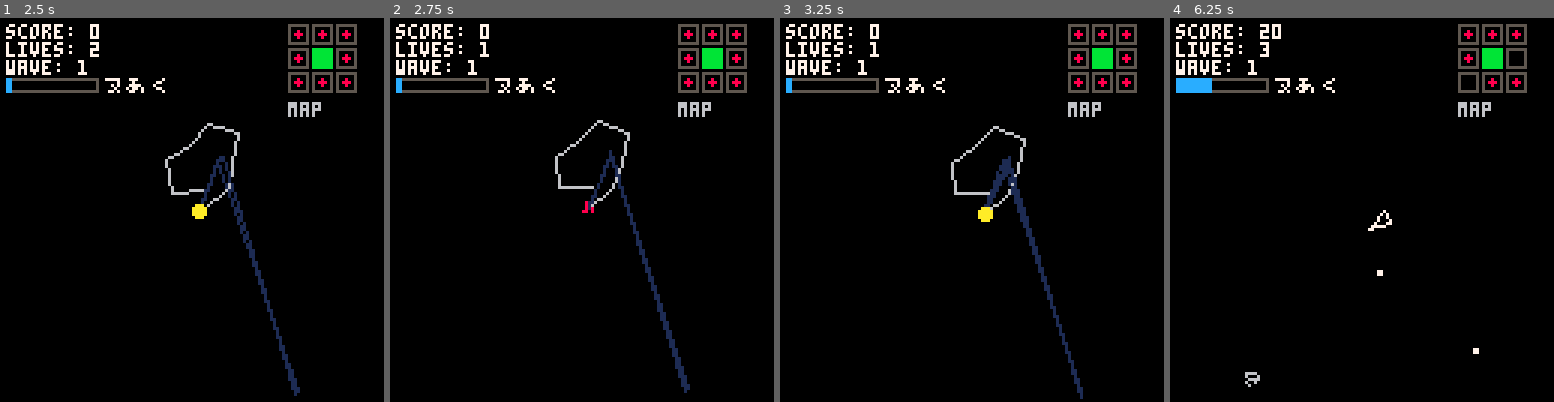
Above: before the commit, frames 1-4 (left to right).
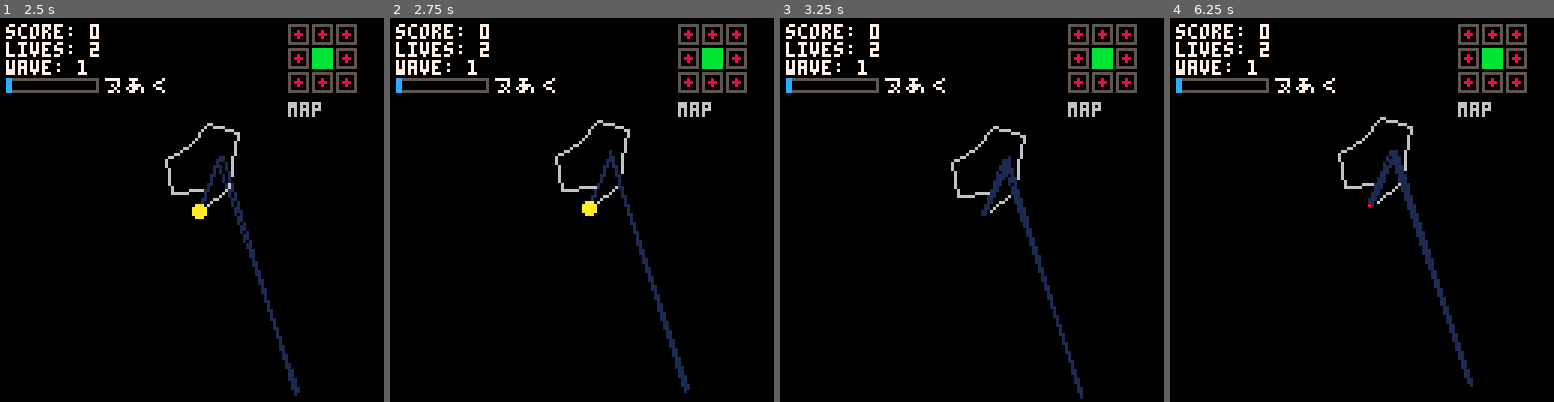
Above: after the commit, the same moments.

Repository: mcBerg/blastroids2
Game: PICO-8 cartridge blastroids2.p8
The game is run twice, just before and just after one commit, with the same random seed, the same clock (stepped at 60 frames per second) and the same inputs.
Inputs:
- Up to frame 1 (2.5 s): tap X (X key) at 0.33, 1.07, 1.85 s; tap O (Z key) at 0.7, 1.7, 2.1 s; hold Right 1.6-2.1 s; hold Up 2.15-2.42 s; hold Right from 2.47 s (still down)
- Up to frame 2 (2.75 s): keep holding Right; tap O (Z key) at 2.5 s
- Up to frame 3 (3.25 s): tap O (Z key) at 2.9 s; tap X (X key) at 2.97 s; release Right at 3.03 s; hold Left from 3.08 s (still down)
- Up to frame 4 (6.25 s): tap O (Z key) every 0.4 s from 3.3 to 6.1 s; release Left at 3.58 s; hold Right 4.02-4.68 s; tap X (X key) at 4.08, 5.2 s; hold Up 4.73-5.03 s; hold Left 5.08-5.68 s; hold Right from 6.08 s (still down)

Frame 1 is identical in both runs. In frame 2, 0.6% of the frame differs, in the area x 23-63%, y 6-52%; in frame 3, 0.5%; in frame 4, 2.5%, in the area x 3-92%, y 1-97%.

Commit message:
fix: prevent player spawning inside asteroids

Diff:
--- a/blastroids2.p8
+++ b/blastroids2.p8
@@ -170,6 +170,17 @@
     return nearest
 end
 
+function check_spawn_safe()
+    for a in all(asteroids) do
+        if a.grid_x == 1 and a.grid_y == 1 then
+            if check_collision(64, 64, 10, a.x, a.y, a.size * 4) then
+                return false
+            end
+        end
+    end
+    return true
+end
+
 function spawn_particles(x, y, count, col)
     for i = 1, count do
         add(particles, {
@@ -219,13 +230,19 @@
     if respawn_timer > 0 then
         respawn_timer -= 1
         if respawn_timer == 0 then
-            player.x = 64
-            player.y = 64
-            player.grid_x = 1
-            player.grid_y = 1
-            player.dx = 0
-            player.dy = 0
-            player.angle = 0
+            -- check if spawn location is safe
+            if check_spawn_safe() then
+                player.x = 64
+                player.y = 64
+                player.grid_x = 1
+                player.grid_y = 1
+                player.dx = 0
+                player.dy = 0
+                player.angle = 0
+            else
+                -- delay respawn if not safe
+                respawn_timer = 30
+            end
         end
         return
     end
